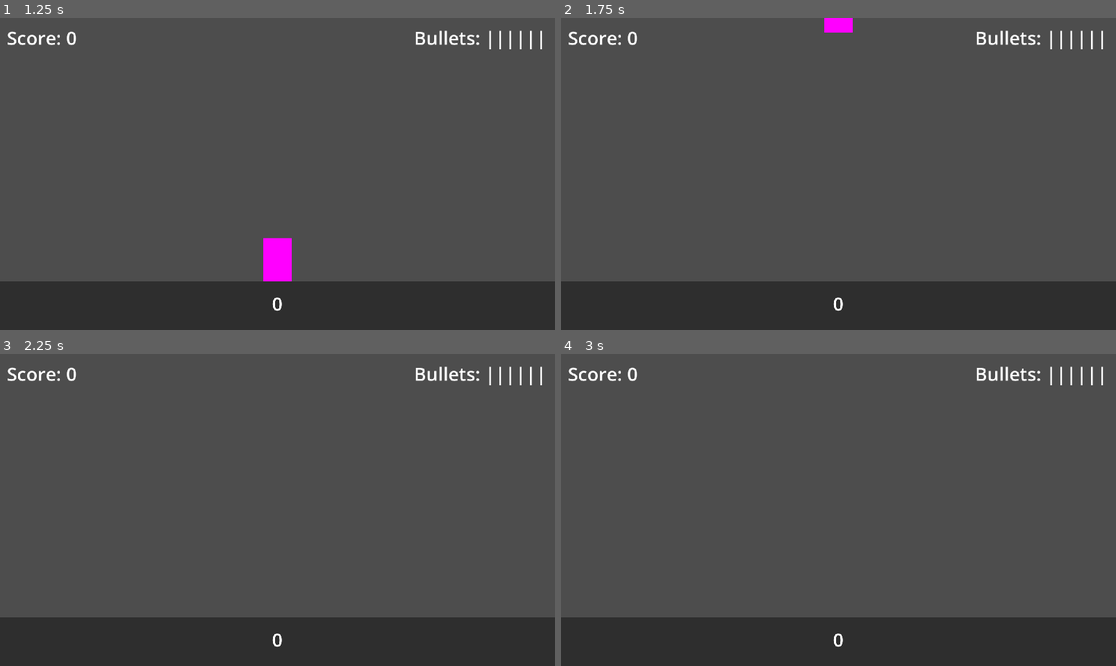
Above: before the commit, frames 1-4 (two rows, left to right).
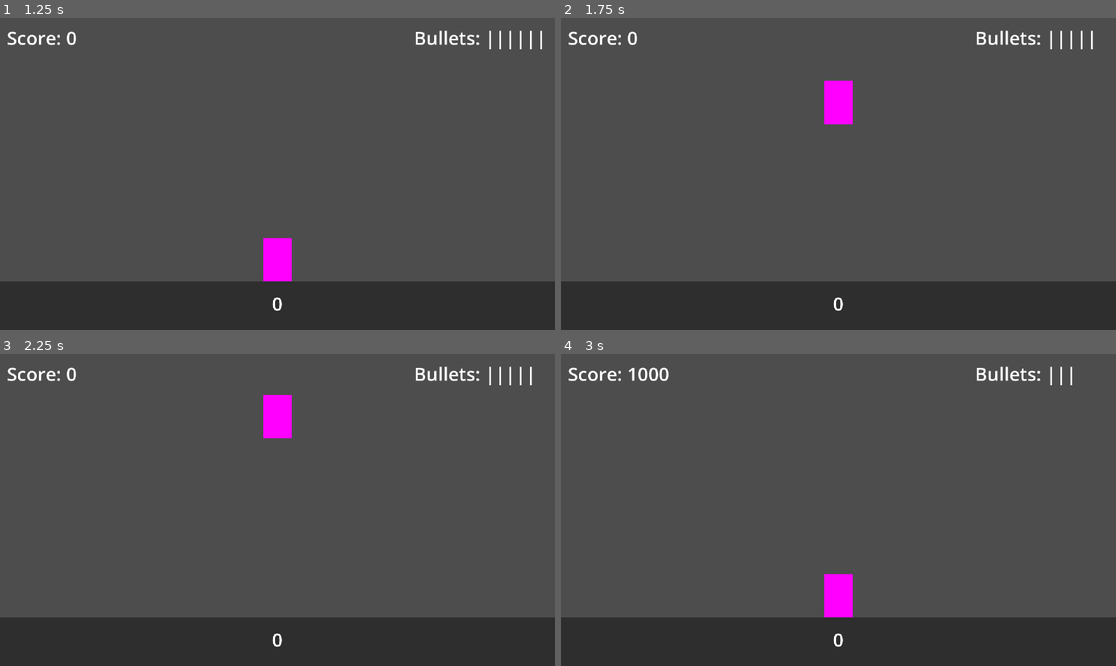
Above: after the commit, the same moments.

Repository: auspiciousArtifice/catastrophic-saloon
Game: Godot game, scene res://main_menu.tscn
The game is run twice, just before and just after one commit, with the same random seed, the same clock (stepped at 60 frames per second) and the same inputs.
Inputs (mouse positions are in pixels of both pictures, inside the frame that each line leads up to):
- Up to frame 1 (1.25 s): click "Play" at 0.5 s
- Up to frame 2 (1.75 s): tap Enter (ui_accept) at 1.25, 1.52, 1.55 s; move the mouse to (838, 258) at 1.27 s; hold Up (ui_up) from 1.28 s (still down); click (838, 258) at 1.35 s
- Up to frame 3 (2.25 s): tap Enter (ui_accept) at 1.82, 2.1 s; move the mouse to (166, 525) at 2.02 s; release Up (ui_up) at 2.03 s; hold Down (ui_down) from 2.03 s (still down)
- Up to frame 4 (3 s): tap Enter (ui_accept) at 2.27, 2.57 s; click (727, 525) at 2.3 s; move the mouse to (894, 441) at 2.77 s; release Down (ui_down) at 2.78 s; hold Up (ui_up) from 2.78 s (still down); click (894, 441) at 2.85 s

Frame 1 is identical in both runs. In frame 2, 1.0% of the frame differs, in the area x 47-98%, y 0-35%; in frame 3, 0.7%; in frame 4, 1.0%.

Commit message:
Adds states to game loop and ammo count mechanic

Diff:
--- a/bar.tscn
+++ b/bar.tscn
@@ -1,11 +1,7 @@
-[gd_scene load_steps=17 format=3 uid="uid://tgc0uthue6dj"]
+[gd_scene load_steps=13 format=3 uid="uid://tgc0uthue6dj"]
 
 [ext_resource type="Script" path="res://scripts/bar.gd" id="1_gdwpw"]
 [ext_resource type="Script" path="res://scripts/shaker.gd" id="1_wbpji"]
-[ext_resource type="Script" path="res://scripts/finite_state_machine/fsm.gd" id="3_4gp68"]
-[ext_resource type="Script" path="res://scripts/finite_state_machine/prepare_drink_state.gd" id="4_qfyxa"]
-[ext_resource type="Script" path="res://scripts/finite_state_machine/shooting_shaker_state.gd" id="5_vy8qt"]
-[ext_resource type="Script" path="res://scripts/finite_state_machine/serve_drink_state.gd" id="6_x5oca"]
 [ext_resource type="Script" path="res://scripts/score_counter.gd" id="7_d246b"]
 
 [sub_resource type="RectangleShape2D" id="RectangleShape2D_abu3o"]
@@ -49,15 +45,23 @@
 [sub_resource type="GDScript" id="GDScript_s38qh"]
 script/source = "extends Label
 
+var count: String
 
 # Called when the node enters the scene tree for the first time.
 func _ready():
-	pass # Replace with function body.
+	count = \"\"
 
 
 # Called every frame. 'delta' is the elapsed time since the previous frame.
 func _process(delta):
-	text = \"Bullets: %s\" % \"||||||\"
+	text = \"Bullets: %s\" % count
+
+
+func _on_bar_ammo_changed(ammo_count: int):
+	var temp: String = \"\"
+	for i in range(ammo_count):
+		temp += \"|\"
+	count = temp
 "
 
 [sub_resource type="GDScript" id="GDScript_ymtyq"]
@@ -172,25 +176,16 @@
 script = SubResource("GDScript_ymtyq")
 score_counter = NodePath("../../ScoreCounter")
 
-[node name="StateMachine" type="Node" parent="." node_paths=PackedStringArray("state")]
-script = ExtResource("3_4gp68")
-state = NodePath("PrepareDrinkState")
-
-[node name="PrepareDrinkState" type="Node" parent="StateMachine"]
-script = ExtResource("4_qfyxa")
-
-[node name="ShootingShakerState" type="Node" parent="StateMachine"]
-script = ExtResource("5_vy8qt")
-
-[node name="ServeDrinkState" type="Node" parent="StateMachine"]
-script = ExtResource("6_x5oca")
-
 [node name="ScoreCounter" type="Node" parent="."]
 script = ExtResource("7_d246b")
 
+[connection signal="ammo_changed" from="." to="CanvasLayer/BulletCounter" method="_on_bar_ammo_changed"]
+[connection signal="launch" from="." to="Shaker" method="_on_bar_launch"]
+[connection signal="out_of_ammo" from="." to="Shaker" method="_on_out_of_ammo"]
 [connection signal="input_event" from="Shaker" to="Shaker" method="_on_input_event"]
 [connection signal="perfect_landing" from="Shaker" to="ScoreCounter" method="_on_shaker_perfect_landing"]
 [connection signal="shaker_hit" from="Shaker" to="ScoreCounter" method="_on_shaker_hit"]
+[connection signal="shaker_landed" from="Shaker" to="." method="_on_shaker_landed"]
 [connection signal="shaker_landed" from="Shaker" to="ScoreCounter" method="_on_shaker_shaker_landed"]
 [connection signal="shaker_spin" from="Shaker" to="ScoreCounter" method="_on_shaker_shaker_spin"]
 [connection signal="accum_updated" from="ScoreCounter" to="CanvasLayer/AccumScore" method="_on_score_counter_accum_updated"]
--- a/project.godot
+++ b/project.godot
@@ -29,6 +29,14 @@
 
 project/assembly_name="Bartend-or-die"
 
+[input]
+
+shoot_gun={
+"deadzone": 0.5,
+"events": [Object(InputEventMouseButton,"resource_local_to_scene":false,"resource_name":"","device":-1,"window_id":0,"alt_pressed":false,"shift_pressed":false,"ctrl_pressed":false,"meta_pressed":false,"button_mask":0,"position":Vector2(0, 0),"global_position":Vector2(0, 0),"factor":1.0,"button_index":1,"canceled":false,"pressed":false,"double_click":false,"script":null)
+]
+}
+
 [rendering]
 
 textures/canvas_textures/default_texture_filter=0
--- a/scripts/bar.gd
+++ b/scripts/bar.gd
@@ -1,17 +1,48 @@
 class_name Bar
 extends Node2D
 
-@onready var fsm = $StateMachine as FSM
-@onready var prepare_drink_state = $StateMachine/PrepareDrinkState as PrepareDrinkState
-@onready var shooting_shaker_state = $StateMachine/ShootingShakerState as ShootingShakerState
-@onready var serve_drink_state = $StateMachine/ServeDrinkState as ServeDrinkState
+signal launch
+signal ammo_changed
+signal out_of_ammo
+
+enum BarState {PREPARE, SHOOT, SERVE}
+
+var curr_state: BarState
+var shots_left: int:
+	get:
+		return shots_left
+	set(value):
+		if value <= 0:
+			out_of_ammo.emit()
+		shots_left = value if value >= 0 else 0
+		emit_signal("ammo_changed", shots_left)
+
+func space_pressed() -> void:
+	if curr_state == BarState.PREPARE:
+		print("launching shaker")
+		curr_state = BarState.SHOOT
+		shots_left = 6
+		launch.emit()
+	elif curr_state == BarState.SERVE:
+		print("served")
+		curr_state = BarState.PREPARE
+
+#func shoot() -> void:
+#	if shots_left > 0:
+#		shots_left -= 1
 
 # Called when the node enters the scene tree for the first time.
 func _ready():
-	prepare_drink_state.drink_prepped.connect(fsm.change_state.bind(shooting_shaker_state))
-	shooting_shaker_state.finished_shooting.connect(fsm.change_state.bind(serve_drink_state))
-	serve_drink_state.drink_served.connect(fsm.change_state.bind(prepare_drink_state))
+	curr_state = BarState.PREPARE
+	shots_left = 6
 
 # Called every frame. 'delta' is the elapsed time since the previous frame.
 func _process(delta):
-	pass
+	if Input.is_action_just_pressed("ui_accept"):
+		space_pressed()
+	if curr_state == BarState.SHOOT and Input.is_action_just_pressed("shoot_gun"):
+		shots_left -= 1
+
+
+func _on_shaker_landed():
+	curr_state = BarState.SERVE
--- a/scripts/finite_state_machine/fsm.gd
+++ /dev/null
@@ -1,14 +0,0 @@
-extends Node
-class_name FSM
-
-@export var state: State
-
-func _ready():
-	change_state(state)
-
-func change_state(new_state: State):
-	if state is State:
-		state._exit_state()
-	new_state._enter_state()
-	state = new_state
-	print("State changed to %s" % str(new_state))
--- a/scripts/finite_state_machine/prepare_drink_state.gd
+++ /dev/null
@@ -1,14 +0,0 @@
-class_name PrepareDrinkState
-extends State
-
-signal drink_prepped
-
-# Called when the node enters the scene tree for the first time.
-func _ready():
-	pass # Replace with function body.
-
-
-# Called every frame. 'delta' is the elapsed time since the previous frame.
-func _process(delta):
-	if Input.is_action_just_pressed("ui_accept"):
-		drink_prepped.emit()
--- a/scripts/finite_state_machine/serve_drink_state.gd
+++ /dev/null
@@ -1,14 +0,0 @@
-class_name ServeDrinkState
-extends State
-
-signal drink_served
-
-# Called when the node enters the scene tree for the first time.
-func _ready():
-	pass # Replace with function body.
-
-
-# Called every frame. 'delta' is the elapsed time since the previous frame.
-func _process(delta):
-	if Input.is_action_just_pressed("ui_accept"):
-		drink_served.emit()
--- a/scripts/finite_state_machine/shooting_shaker_state.gd
+++ /dev/null
@@ -1,17 +0,0 @@
-class_name ShootingShakerState
-extends State
-
-signal finished_shooting
-
-var score_accumulator: int = 0
-var shots_left: int = 6
-
-# Called when the node enters the scene tree for the first time.
-func _ready():
-	pass # Replace with function body.
-
-
-# Called every frame. 'delta' is the elapsed time since the previous frame.
-func _process(delta):
-	if Input.is_action_just_pressed("ui_accept"):
-		finished_shooting.emit()
--- a/scripts/finite_state_machine/state.gd
+++ /dev/null
@@ -1,10 +0,0 @@
-extends Node
-class_name State
-
-signal state_finished
-
-func _enter_state() -> void:
-	pass
-
-func _exit_state() -> void:
-	pass
--- a/scripts/shaker.gd
+++ b/scripts/shaker.gd
@@ -6,8 +6,9 @@
 signal perfect_landing
 signal shaker_spin
 
-var launched: bool = false
-var airborne: bool = false
+var launched: bool
+var airborne: bool
+var shootable: bool
 var rotated_degrees: float = 0.0
 var prev_degrees: float
 var launch_timer: Timer = Timer.new()
@@ -29,6 +30,9 @@
 		print("perfect landing!")
 
 func _ready():
+	launched = false
+	airborne = false
+	shootable = false
 	prev_degrees = rotation_degrees
 	launch_timer.wait_time = 0.05
 	launch_timer.one_shot = true
@@ -37,12 +41,6 @@
 
 # Called every frame. 'delta' is the elapsed time since the previous frame.
 func _process(delta):
-	if Input.is_action_just_pressed("ui_accept"):
-		launched = true
-		apply_central_impulse(Vector2(0, -1800))
-		launch_timer.start()
-		print("launched")
-
 	if launched and airborne:
 		check_rotation()
 
@@ -68,7 +66,8 @@
 
 func _on_input_event(viewport, event, shape_idx):
 	if event is InputEventMouseButton and event.pressed and event.button_index == MOUSE_BUTTON_LEFT:
-#		print("clicked in object")
+		if not shootable:
+			return
 		var mouse_pos = get_global_mouse_position()
 		var force_offset = -(get_global_position() - mouse_pos)
 		var force_bullet_x = get_global_position().x - mouse_pos.x
@@ -76,4 +75,15 @@
 		var force_bullet = Vector2(force_bullet_x * abs(force_bullet_x) / 3, force_bullet_y)
 		apply_impulse(force_bullet, force_offset)
 		shaker_hit.emit()
-#		print("Bullet Force Vector: %s" % force_bullet)
+
+
+func _on_bar_launch():
+	launched = true
+	shootable = true
+	apply_central_impulse(Vector2(0, -1800))
+	launch_timer.start()
+	print("launched")
+
+
+func _on_out_of_ammo():
+	shootable = false
Not shown, added: assets/bottom_shaker.png.import
Not shown, added: assets/curious_patron.png.import
Not shown, added: assets/full_shaker.png.import
Not shown, added: assets/huh_patron.png.import
Not shown, added: assets/top_shaker.png.import
